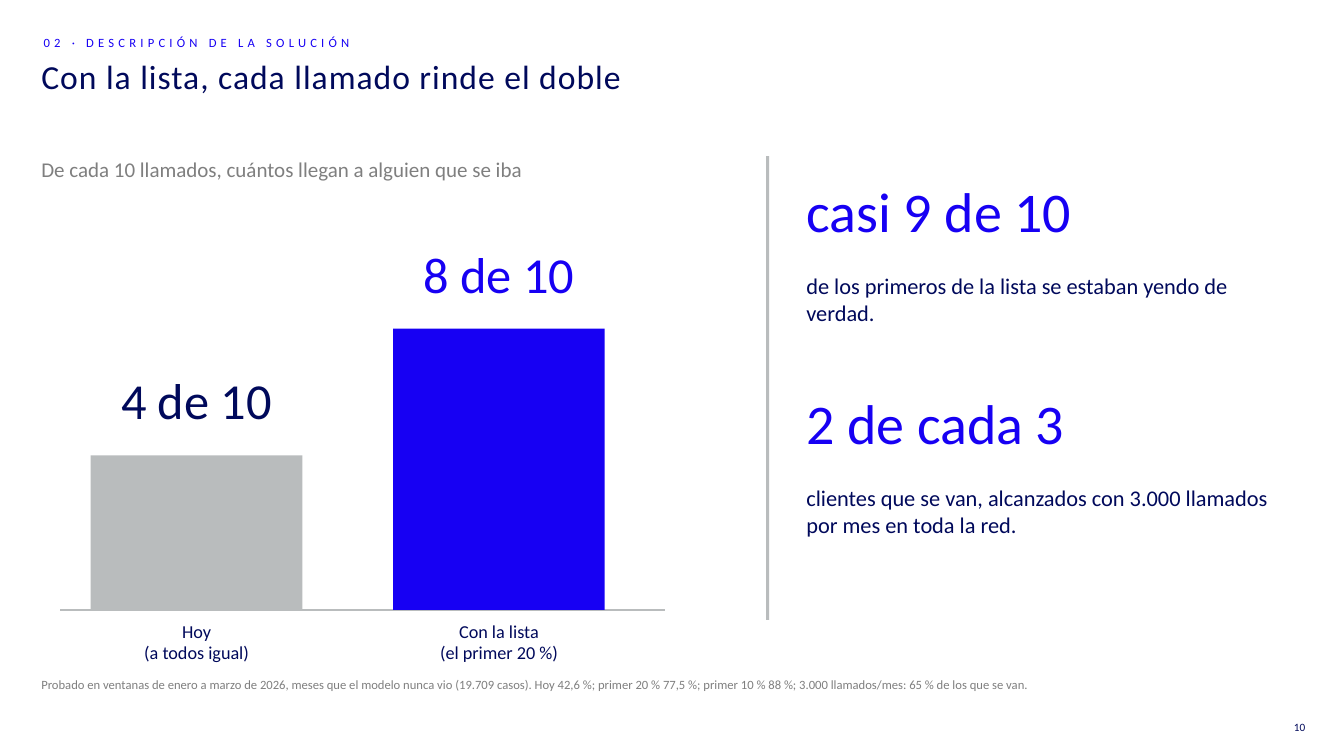
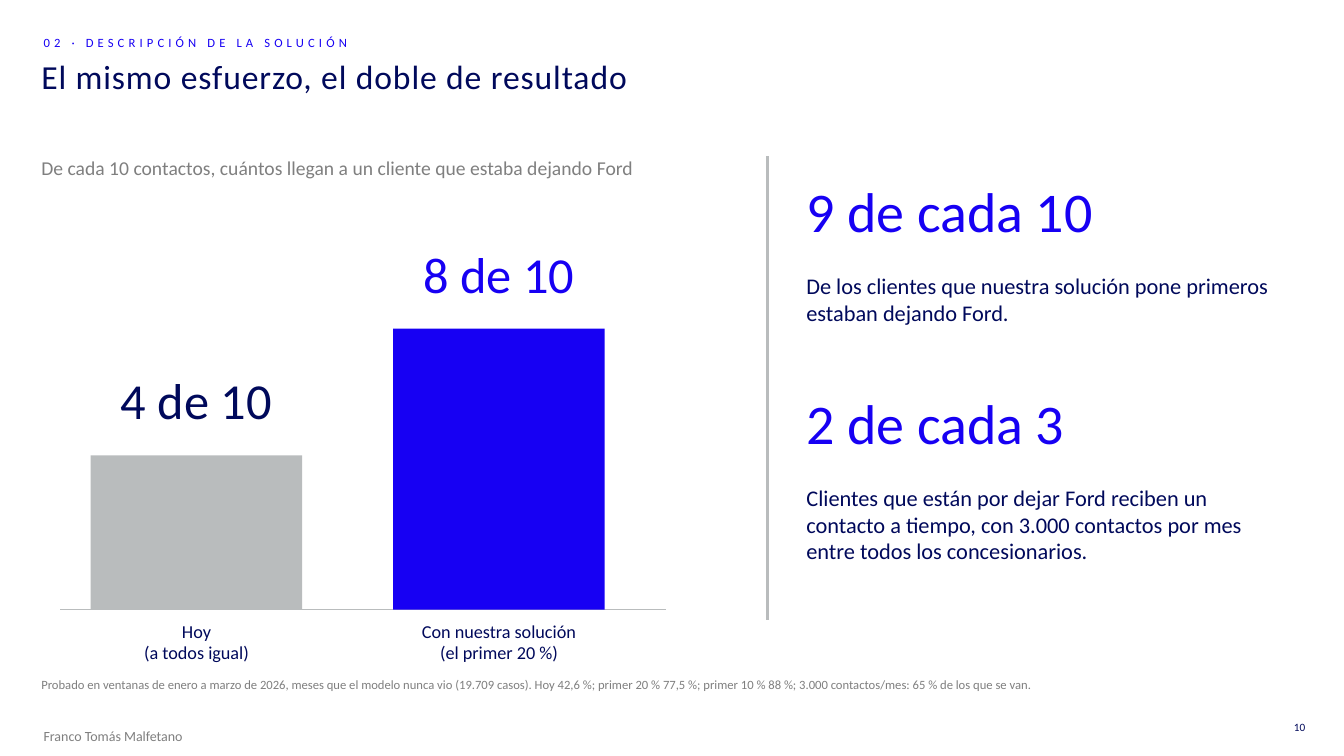
Before and after one commit to FrancoMal/SIMtec, a slide deck: slide 10 of entregables/FIC_III_Desafio_1_Equipo_SIMtec.pptx. Drawn at 1344x756 pixels with LibreOffice and Linux fonts; fonts in the diff are those of the drawing; background and template pictures are left out. Boxes give left, top, right and bottom in pixels: in the first picture for what was removed or moved away, otherwise in the second. Text is boxed around its words. In the diff, an @@ line names an element or a change of style, - is before the commit and + after.

Commit message:
archivos entregables

```diff
--- a/entregables/FIC_III_Desafio_1_Equipo_SIMtec.pptx
+++ b/entregables/FIC_III_Desafio_1_Equipo_SIMtec.pptx
@@ title removed at bbox=[41, 65, 620, 93] @@
-Con la lista, cada llamado rinde el doble
@@ title added at bbox=[41, 65, 627, 93], 24 pt, text #00095B @@
+El mismo esfuerzo, el doble de resultado
@@ text at bbox=[41, 161, 633, 179]: text changed; size 15 to 14 pt @@
-De cada 10 llamados, cuántos llegan a alguien que se iba
+De cada 10 contactos, cuántos llegan a un cliente que estaba dejando Ford
@@ text at bbox=[806, 193, 1093, 233]: text changed @@
-casi 9 de 10
+9 de cada 10
@@ text at bbox=[806, 278, 1267, 325]: text changed @@
-de los primeros de la lista se estaban yendo de verdad.
+De los clientes que nuestra solución pone primeros estaban dejando Ford.
@@ text at bbox=[806, 490, 1242, 559]: text changed @@
-clientes que se van, alcanzados con 3.000 llamados por mes en toda la red.
+Clientes que están por dejar Ford reciben un contacto a tiempo, con 3.000 contactos por mes entre todos los concesionarios.
@@ line (60, 610) - (665, 610): stroke #B9BCBD 1 pt to #B9BCBD 0 pt @@
@@ text at bbox=[422, 625, 576, 638]: text changed @@
-Con la lista
+Con nuestra solución
@@ text at bbox=[41, 680, 1031, 691]: text changed @@
-Probado en ventanas de enero a marzo de 2026, meses que el modelo nunca vio (19.709 casos). Hoy 42,6 %; primer 20 % 77,5 %; primer 10 % 88 %; 3.000 llamados/mes: 65 % de los que se van.
+Probado en ventanas de enero a marzo de 2026, meses que el modelo nunca vio (19.709 casos). Hoy 42,6 %; primer 20 % 77,5 %; primer 10 % 88 %; 3.000 contactos/mes: 65 % de los que se van.
@@ text added at bbox=[44, 731, 182, 741], 10 pt, text #7F7F7F @@
+Franco Tomás Malfetano
```
Also in this commit, not shown: 18 other slides changed, 5 slides added, 9 slides removed, 3 other files.
